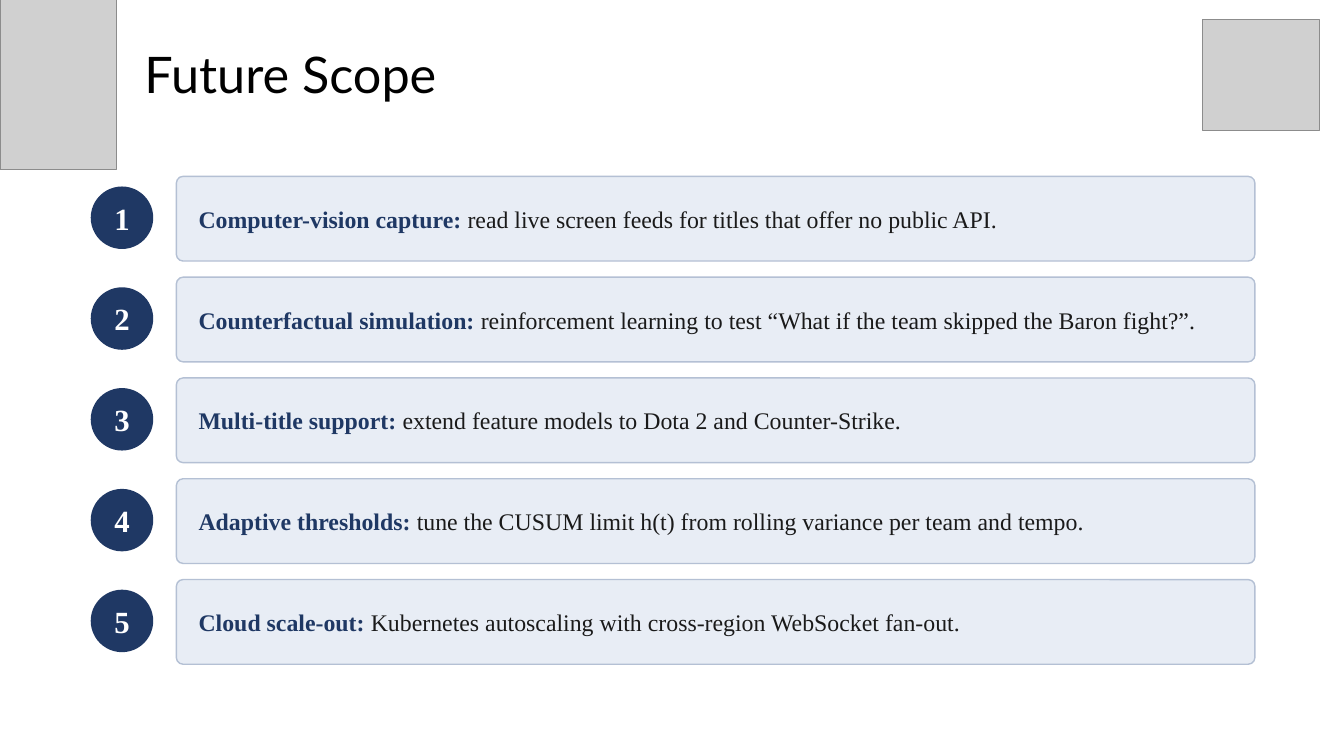
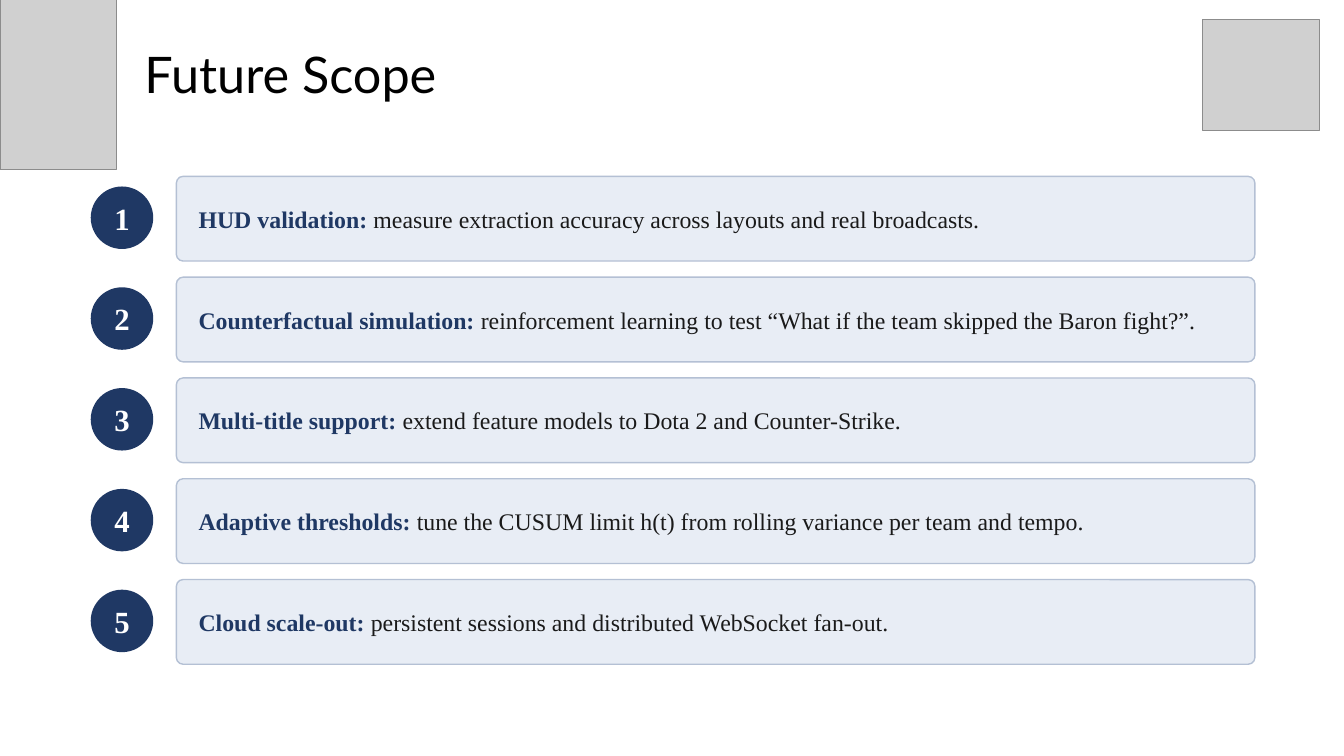
Before and after one commit to MITHUNtech11/CSA1021-SOFTWARE-ENGINEERING-, a slide deck: slide 16 of Capstone/EsportEcho_Capstone (1).pptx. Drawn at 1344x756 pixels with LibreOffice and Linux fonts; fonts in the diff are those of the drawing; grey boxes stand for pictures. Boxes give left, top, right and bottom in pixels: in the first picture for what was removed or moved away, otherwise in the second. Text is boxed around its words. In the diff, an @@ line names an element or a change of style, - is before the commit and + after.

```diff
--- a/Capstone/EsportEcho_Capstone (1).pptx
+++ b/Capstone/EsportEcho_Capstone (1).pptx
@@ text in rounded rectangle at (199, 211, 979, 233): text changed @@
-Computer-vision capture: read live screen feeds for titles that offer no public API.
+HUD validation: measure extraction accuracy across layouts and real broadcasts.
@@ text in rounded rectangle at (199, 614, 889, 636): text changed @@
-Cloud scale-out: Kubernetes autoscaling with cross-region WebSocket fan-out.
+Cloud scale-out: persistent sessions and distributed WebSocket fan-out.
```
Also in this commit, not shown: 9 other slides changed, 29 other files.
